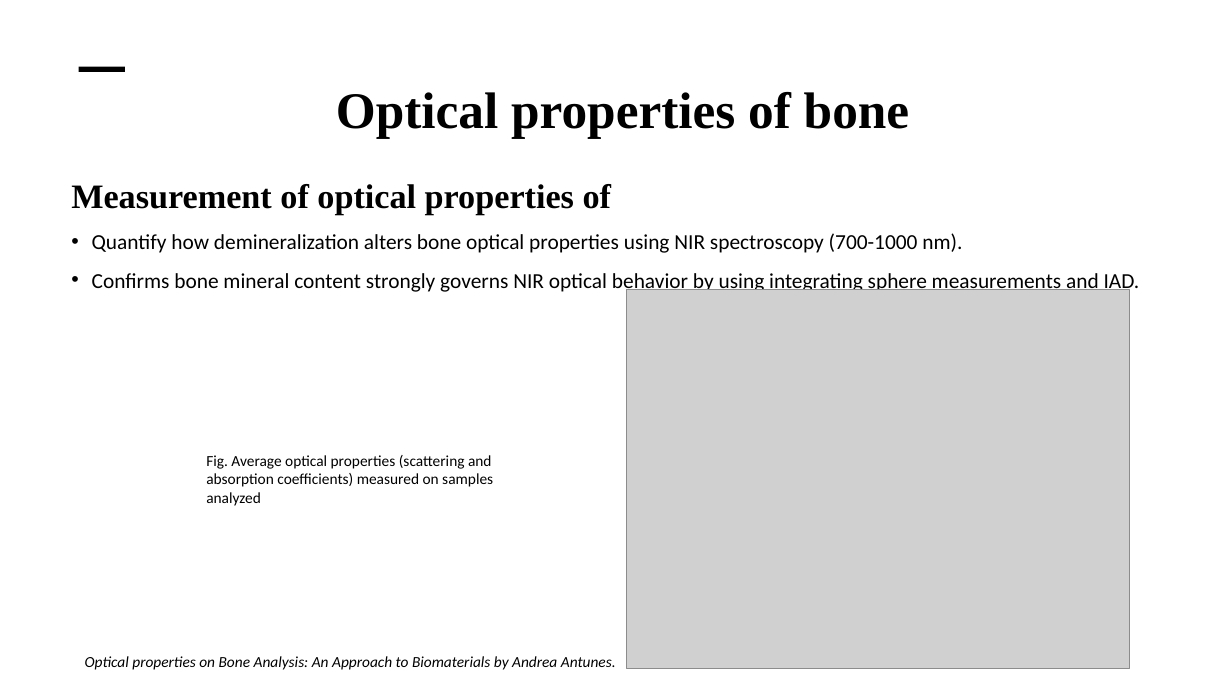
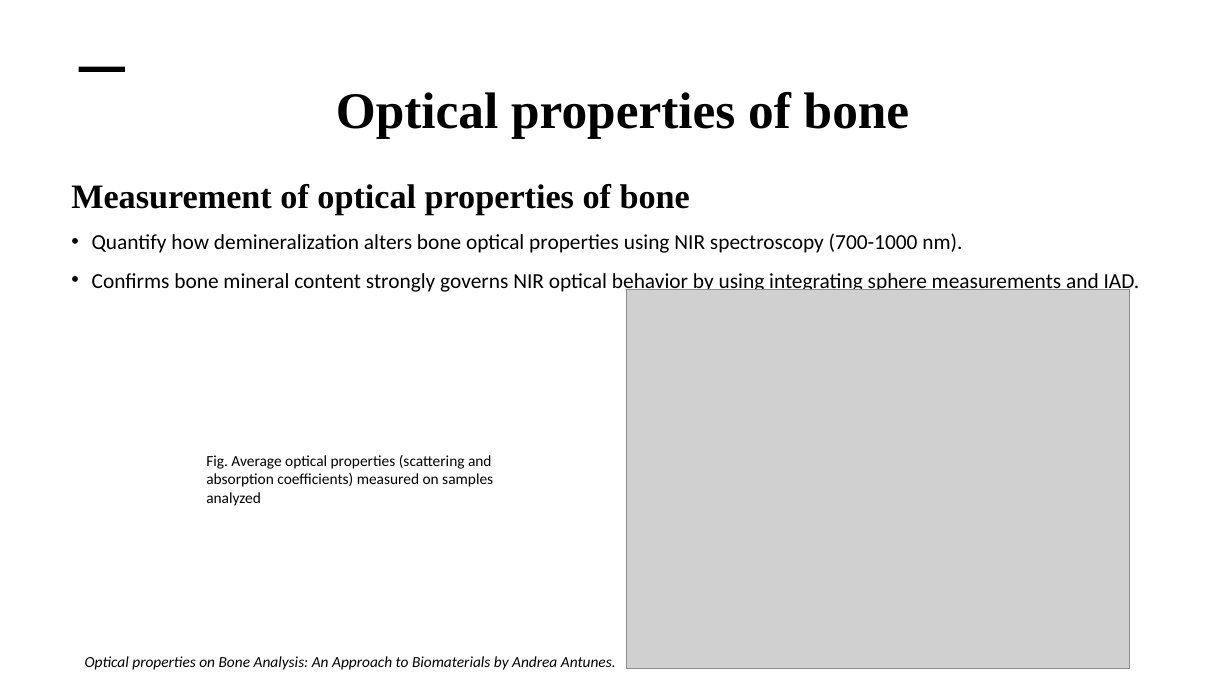
Before and after one commit to Thutazaw09/japan-data, a slide deck: slide 7 of Japan/Progress Presentation/Presentation 12.1.pptx. Drawn at 1232x693 pixels with LibreOffice and Linux fonts; fonts in the diff are those of the drawing; grey boxes stand for pictures; background and template pictures are left out. Boxes give left, top, right and bottom in pixels: in the first picture for what was removed or moved away, otherwise in the second. Text is boxed around its words. In the diff, an @@ line names an element or a change of style, - is before the commit and + after.

```diff
--- a/Japan/Progress Presentation/Presentation 12.1.pptx
+++ b/Japan/Progress Presentation/Presentation 12.1.pptx
@@ text at box(71, 184, 690, 215): text changed @@
-  Measurement of optical properties of
+  Measurement of optical properties of bone
```
Also in this commit, not shown: 54 other files.
